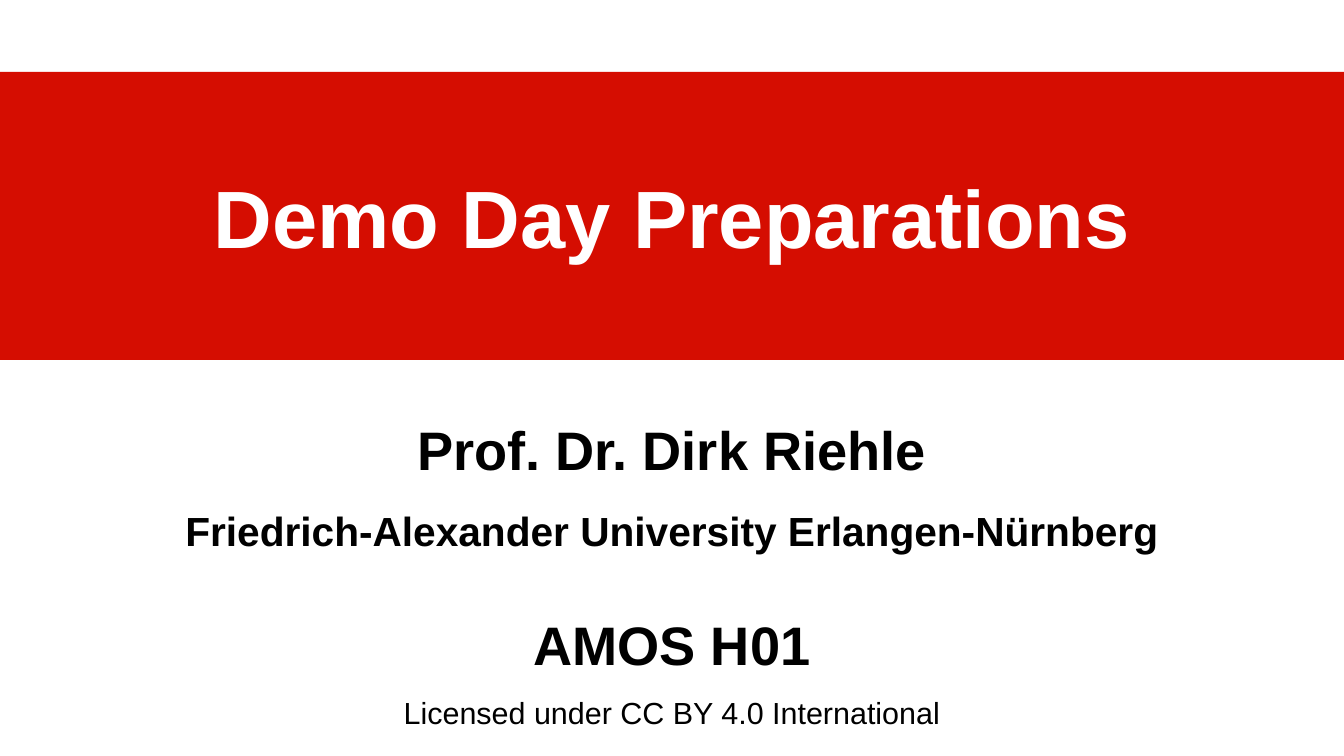
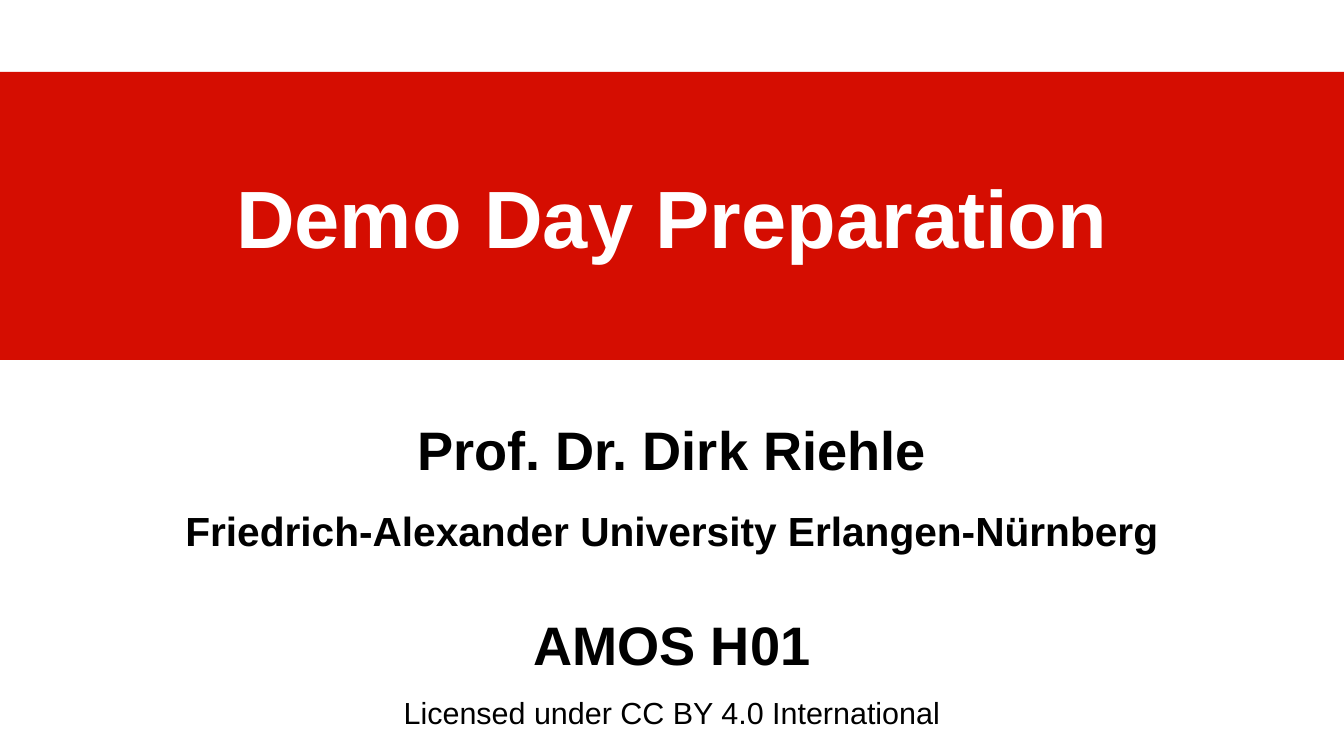
Before and after one commit to dirkriehle/amos-course, a slide deck: slide 1 of Lecture slides/AMOS H01 - Demo Day Preparation.odp. Drawn at 1344x756 pixels with LibreOffice and Linux fonts; fonts in the diff are those of the drawing. Boxes give left, top, right and bottom in pixels: in the first picture for what was removed or moved away, otherwise in the second. Text is boxed around its words. In the diff, an @@ line names an element or a change of style, - is before the commit and + after.

```diff
--- a/Lecture slides/AMOS H01 - Demo Day Preparation.odp
+++ b/Lecture slides/AMOS H01 - Demo Day Preparation.odp
@@ title at box(236, 189, 1107, 263): text changed @@
-Demo Day Preparations
+Demo Day Preparation
```
Also in this commit, not shown: 5 other slides changed, 19 other files.
